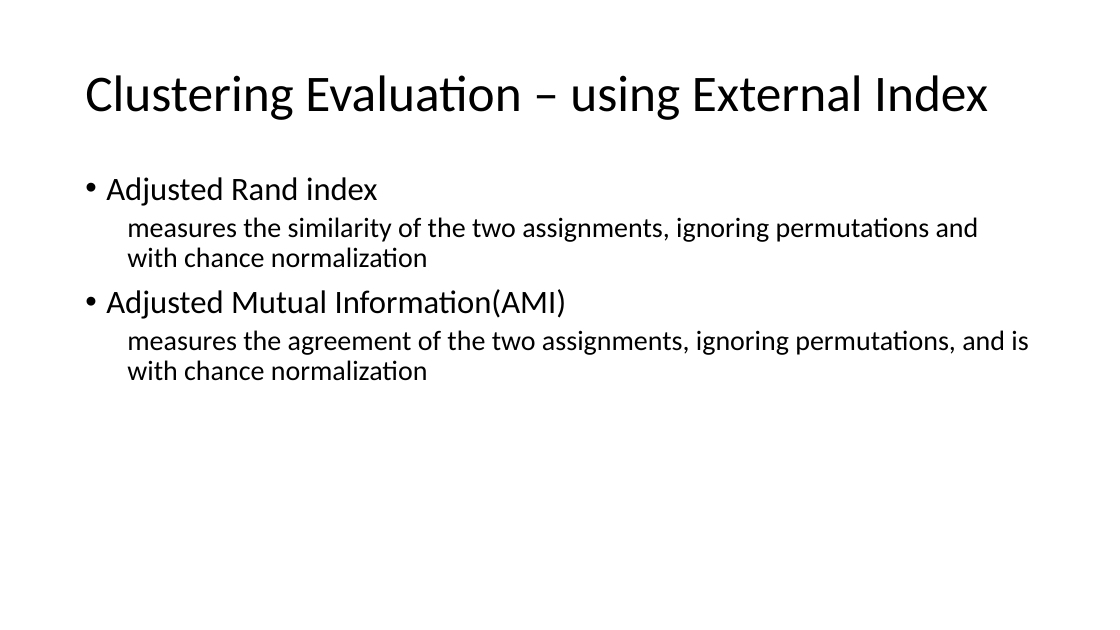
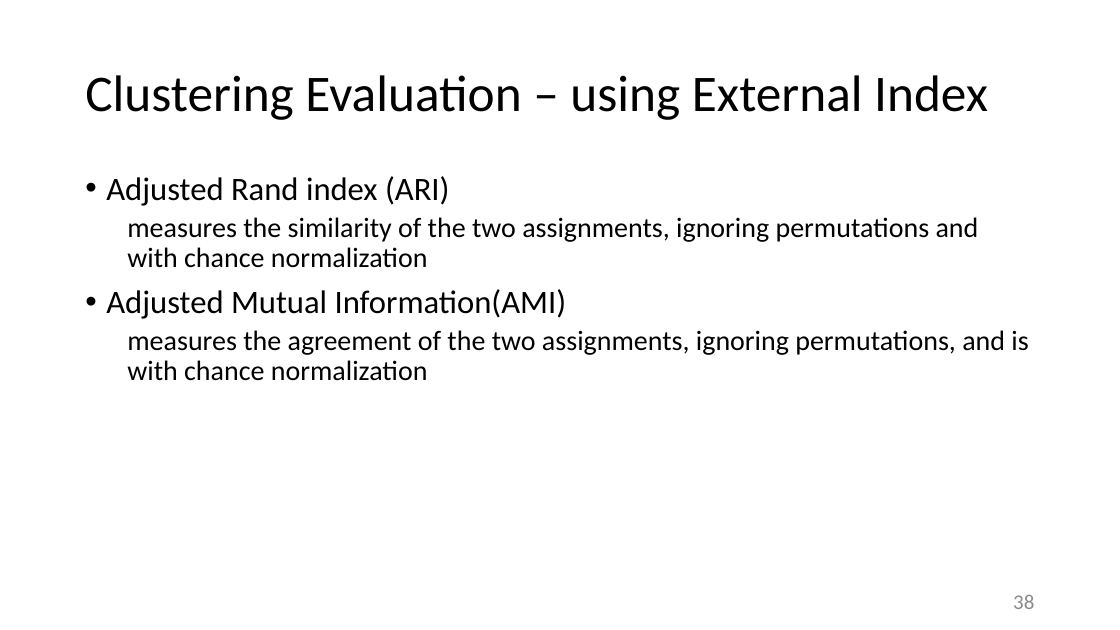
Before and after one commit to ZhongTing/HotTopicDetection, a slide deck: slide 38 of document/Hot-Topic-Detection.pptx (slide 23 before the commit). Drawn at 1120x630 pixels with LibreOffice and Linux fonts; fonts in the diff are those of the drawing. Boxes give left, top, right and bottom in pixels: in the first picture for what was removed or moved away, otherwise in the second. Text is boxed around its words. In the diff, an @@ line names an element or a change of style, - is before the commit and + after.

```diff
--- a/document/Hot-Topic-Detection.pptx
+++ b/document/Hot-Topic-Detection.pptx
@@ text at [106,176,450,206]: text changed @@
-• Adjusted Rand index
+• Adjusted Rand index (ARI)
@@ page number added at [1013,595,1034,609], 18 pt, text #8C8C8C @@
+38
```
Also in this commit, not shown: 24 other slides changed, 32 slides added, 8 slides removed, 19 other files.
